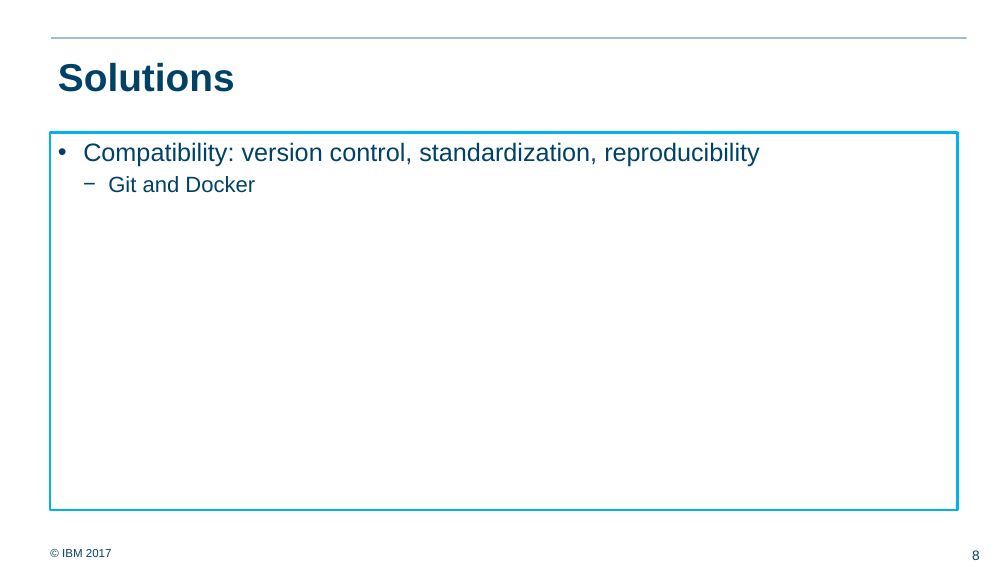
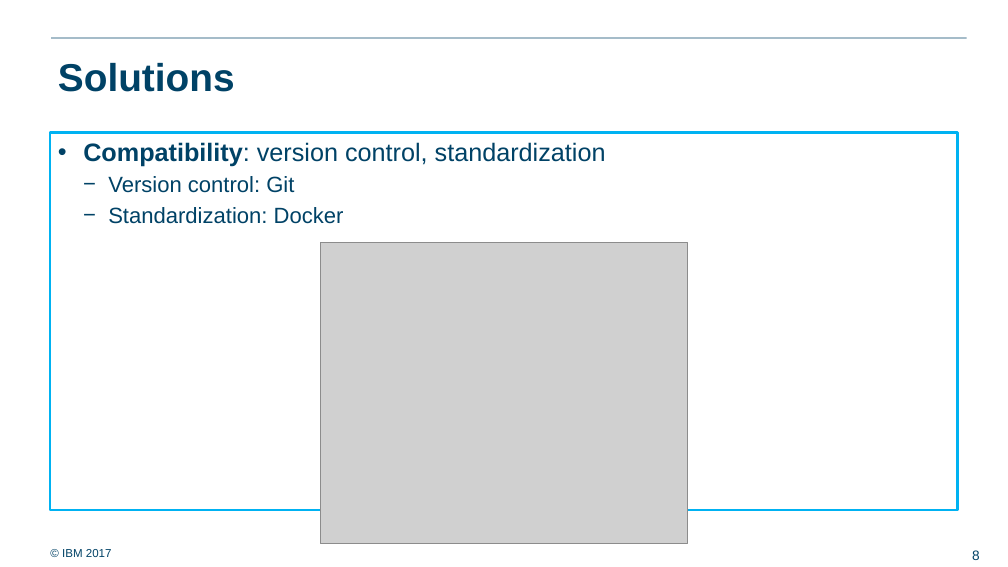
Before and after one commit to ralf0615/Analytics_project_backlog, a slide deck: slide 8 of Analytics_server_setup_v3.pptx. Drawn at 1008x567 pixels with LibreOffice and Linux fonts; fonts in the diff are those of the drawing; grey boxes stand for pictures; background and template pictures are left out. Boxes give left, top, right and bottom in pixels: in the first picture for what was removed or moved away, otherwise in the second. Text is boxed around its words. In the diff, an @@ line names an element or a change of style, - is before the commit and + after.

```diff
--- a/Analytics_server_setup_v3.pptx
+++ b/Analytics_server_setup_v3.pptx
@@ text at [83,142,606,224]: text changed @@
-• Compatibility: version control, standardization, reproducibility
-  − Git and Docker
+• Compatibility: version control, standardization
+  − Version control: Git
+  − Standardization: Docker
@@ picture added at [321,243,688,544] @@
```
Also in this commit, not shown: 10 other slides changed, 5 other files.
